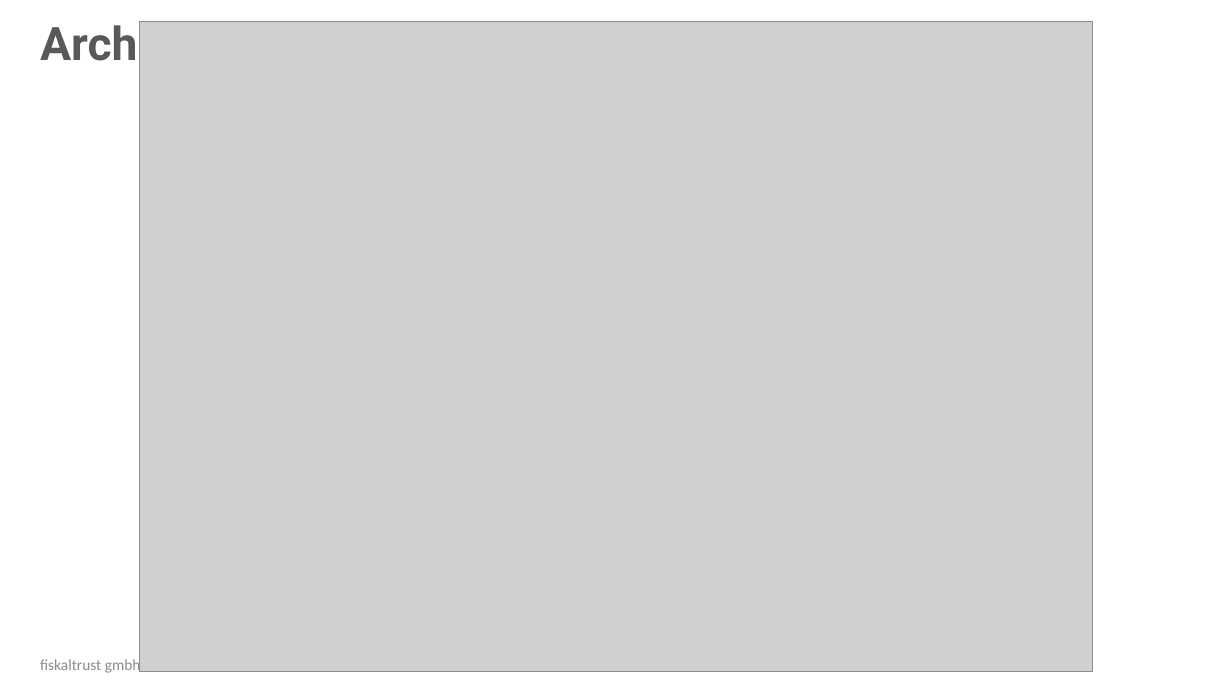
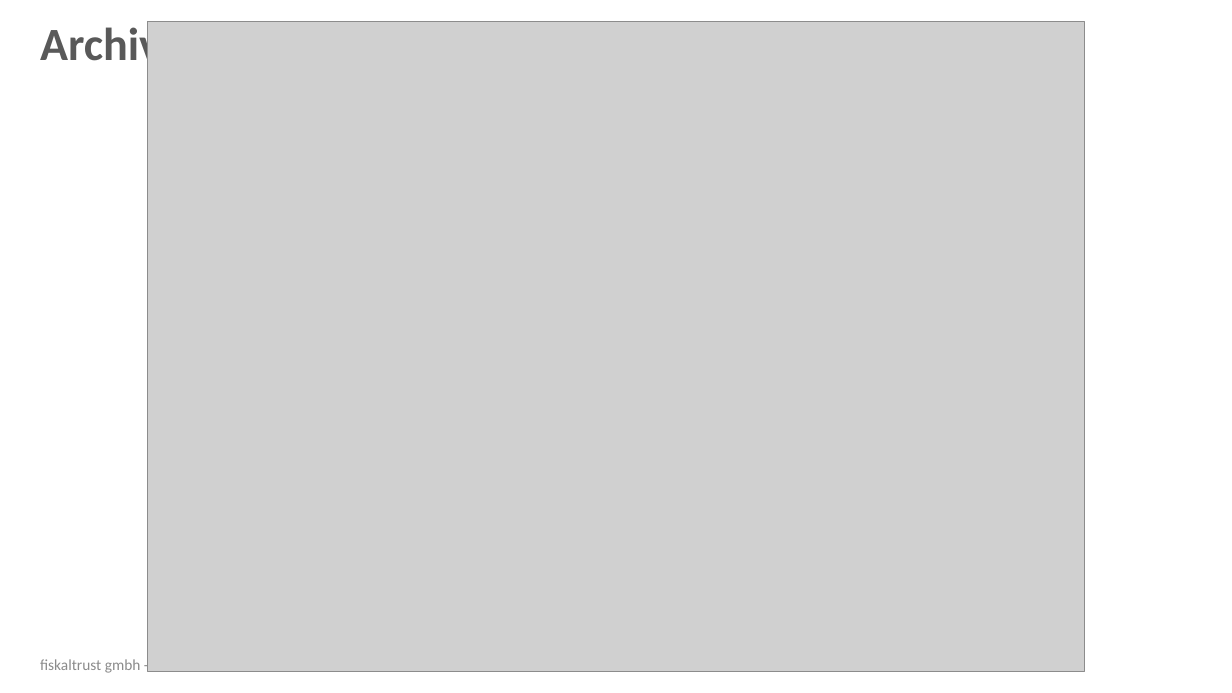
Before and after one commit to fiskaltrust/getting-started, a slide deck: slide 13 of posdealers/presentations/sales/media/posdealer-sales-rollout.pptx. Drawn at 1232x693 pixels with LibreOffice and Linux fonts; fonts in the diff are those of the drawing; grey boxes stand for pictures; background and template pictures are left out. Boxes give left, top, right and bottom in pixels: in the first picture for what was removed or moved away, otherwise in the second. Text is boxed around its words. In the diff, an @@ line names an element or a change of style, - is before the commit and + after.

```diff
--- a/posdealers/presentations/sales/media/posdealer-sales-rollout.pptx
+++ b/posdealers/presentations/sales/media/posdealer-sales-rollout.pptx
@@ title "Archivierungsprodukte" at box(40, 22, 477, 72): font Roboto to Calibri @@
@@ picture: place and size @@
-picture at box(140, 22, 1092, 672)
+picture at box(147, 22, 1085, 672)
@@ text at box(40, 659, 267, 675): text changed @@
-fiskaltrust gmbh - 13.10.20 - Folie 13
+fiskaltrust gmbh - 25.05.21 - Folie 13
```
Also in this commit, not shown: 17 other slides changed, 10 other files.
